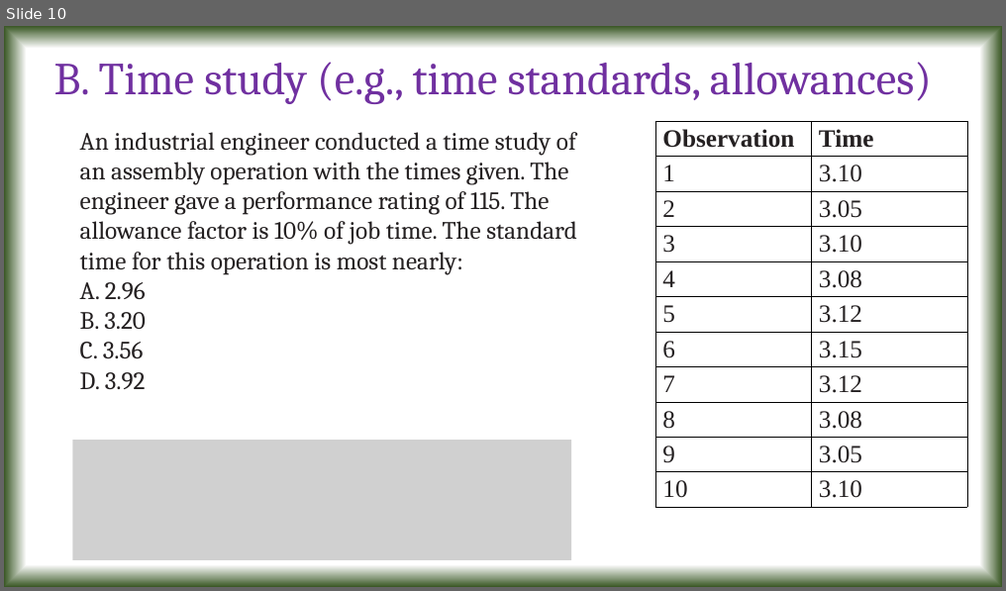
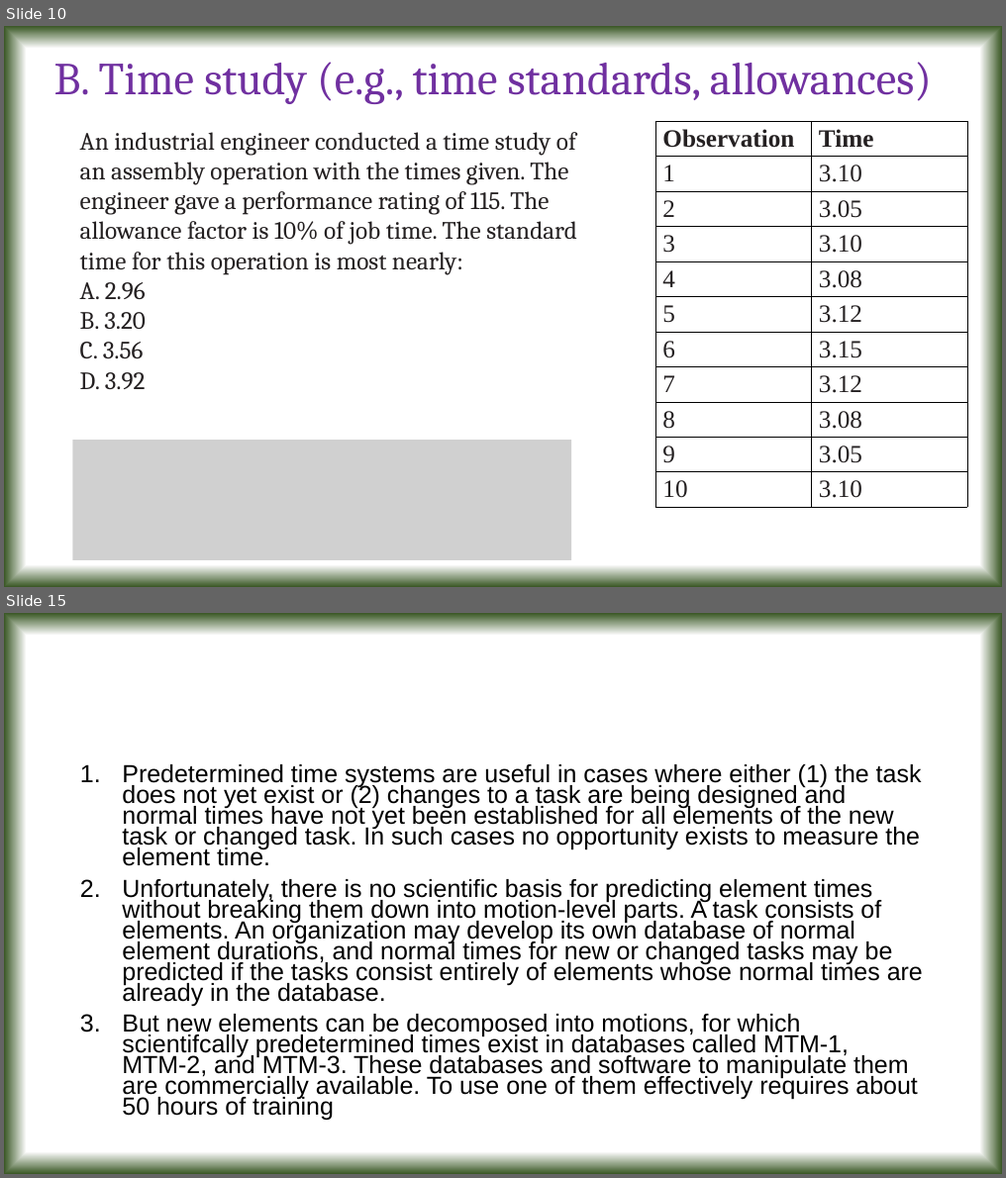
Before and after one commit to tanmoyie/Operations-Management, a slide deck: Operations Management lecture notes of Tanmoy Das.pptx. Shown one above the other, each under a label of ours: slide 10 before the commit, slides 10 and 15 after it; the slides between them are not shown. The pictures are 1006x591 and 1006x1178 pixels, drawn with LibreOffice and Linux fonts; fonts in the diff are those of the drawing; grey boxes stand for pictures. Boxes give left, top, right and bottom in pixels: in the first picture for what was removed or moved away, otherwise in the second. Text is boxed around its words. In the diff, an @@ line names an element or a change of style, - is before the commit and + after.

```diff
--- a/Operations Management lecture notes of Tanmoy Das.pptx
+++ b/Operations Management lecture notes of Tanmoy Das.pptx
@@ slide 15 added at (4, 613, 1002, 1174), background gradient #FFFFFF to #385723 @@
@@ text added at (122, 764, 923, 1120), 23.8 pt, text #000000 @@
+1. Predetermined time systems are useful in cases where either (1) the task does not yet exist or (2) changes to a task are being designed and normal times have not yet been established for all elements of the new task or changed task. In such cases no opportunity exists to measure the element time.
+2. Unfortunately, there is no scientific basis for predicting element times without breaking them down into motion-level parts. A task consists of elements. An organization may develop its own database of normal element durations, and normal times for new or changed tasks may be predicted if the tasks consist entirely of elements whose normal times are already in the database.
+3. But new elements can be decomposed into motions, for which scientifcally predetermined times exist in databases called MTM-1, MTM-2, and MTM-3. These databases and software to manipulate them are commercially available. To use one of them effectively requires about 50 hours of training
```
Also in this commit, not shown: 5 slides changed, 17 other slides added, 1 other file.
